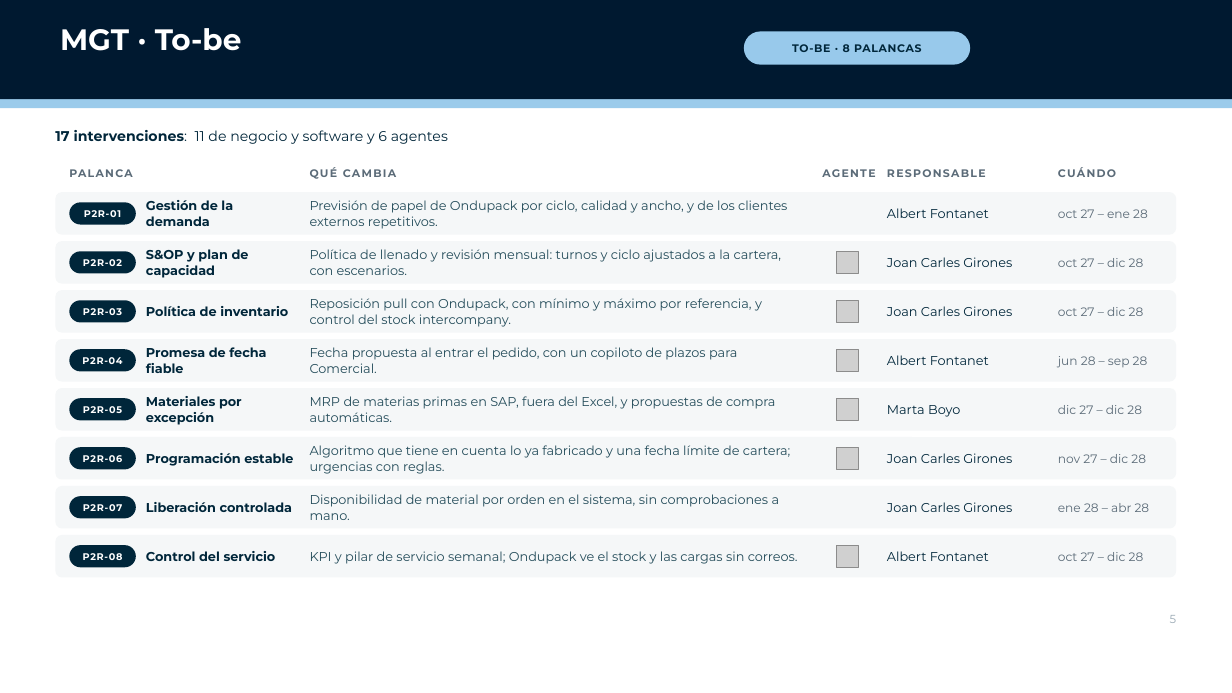
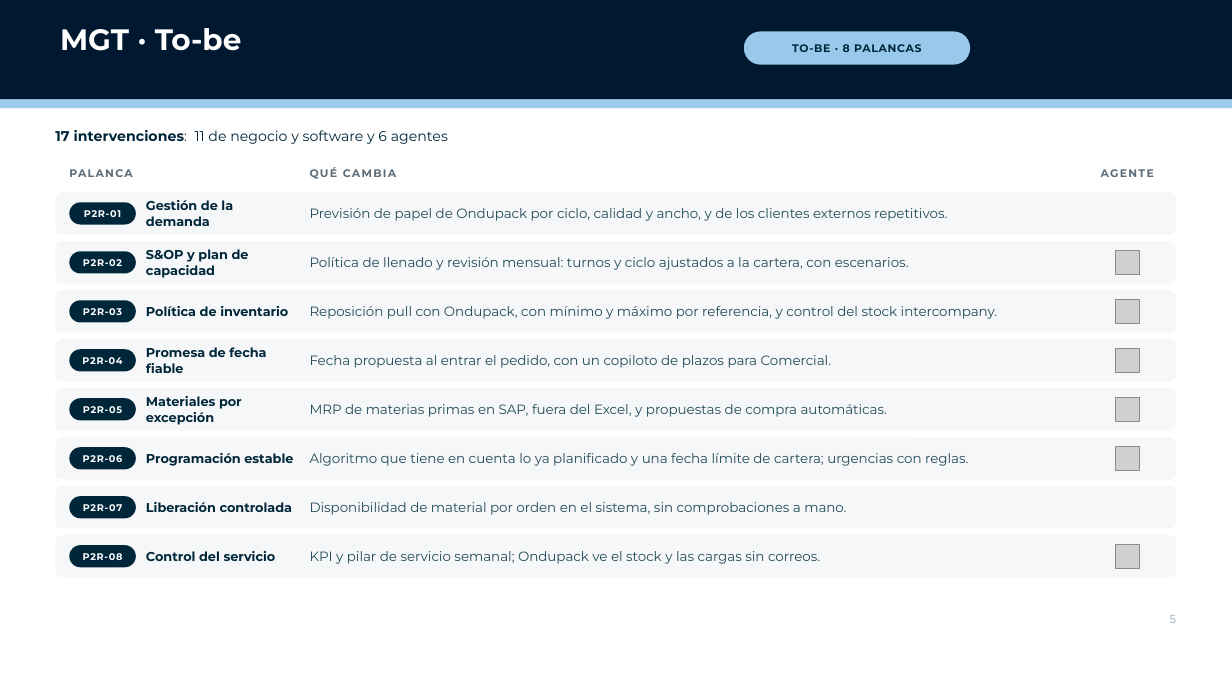
Before and after one commit to Enrique24799/AGSA, a slide deck: slide 5 of presentaciones/P2R_MGT_Ondupack_Direccion.pptx. Drawn at 1232x693 pixels with LibreOffice and Linux fonts; fonts in the diff are those of the drawing; grey boxes stand for pictures; background and template pictures are left out. Boxes give left, top, right and bottom in pixels: in the first picture for what was removed or moved away, otherwise in the second. Text is boxed around its words. In the diff, an @@ line names an element or a change of style, - is before the commit and + after.

```diff
--- a/presentaciones/P2R_MGT_Ondupack_Direccion.pptx
+++ b/presentaciones/P2R_MGT_Ondupack_Direccion.pptx
@@ text removed at (887,169,986,177) @@
-RESPONSABLE
@@ text removed at (1058,167,1116,177) @@
-CUÁNDO
@@ text "AGENTE": place and size @@
-text "AGENTE" at (822,169,875,177)
+text "AGENTE" at (1101,169,1154,177)
@@ text "AGENTE" at (1101,169,1154,177): alignment left to centre @@
@@ text removed at (887,208,989,218) @@
-Albert Fontanet
@@ text removed at (1058,209,1148,218) @@
-oct 27 – ene 28
@@ text removed at (887,257,1012,267) @@
-Joan Carles Girones
@@ text removed at (1058,258,1144,267) @@
-oct 27 – dic 28
@@ text removed at (887,306,1012,316) @@
-Joan Carles Girones
@@ text removed at (1058,307,1144,316) @@
-oct 27 – dic 28
@@ text removed at (887,355,989,365) @@
-Albert Fontanet
@@ text removed at (1058,356,1148,368) @@
-jun 28 – sep 28
@@ text removed at (887,405,960,417) @@
-Marta Boyo
@@ text removed at (1058,405,1142,414) @@
-dic 27 – dic 28
@@ text at (310,453,968,466): text changed; size 10 to 10.5 pt @@
-Algoritmo que tiene en cuenta lo ya fabricado y una fecha límite de cartera; urgencias con reglas.
+Algoritmo que tiene en cuenta lo ya planificado y una fecha límite de cartera; urgencias con reglas.
@@ text removed at (887,453,1012,463) @@
-Joan Carles Girones
@@ text removed at (1058,454,1146,463) @@
-nov 27 – dic 28
@@ text removed at (887,502,1012,512) @@
-Joan Carles Girones
@@ text removed at (1058,503,1150,512) @@
-ene 28 – abr 28
@@ size 10 to 10.5 pt in 7 elements at (310,208,947,221), (310,257,909,270), (310,306,998,319), (310,355,832,368), (310,404,887,417), (310,502,846,515), (310,551,820,564) @@
@@ text removed at (887,551,989,561) @@
-Albert Fontanet
@@ text removed at (1058,552,1144,561) @@
-oct 27 – dic 28
@@ 6 pictures: place and size @@
-6 pictures at (836,251,859,567)
+6 pictures at (1116,250,1140,568)
```
Also in this commit, not shown: 9 other slides changed, 1 slide removed, 1 other file.
